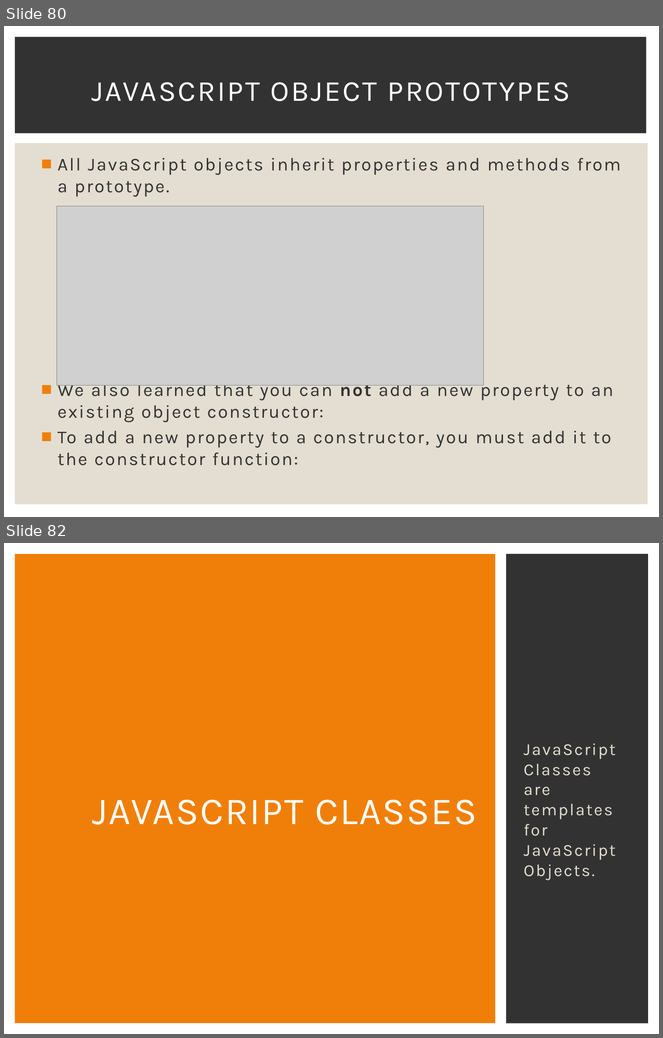
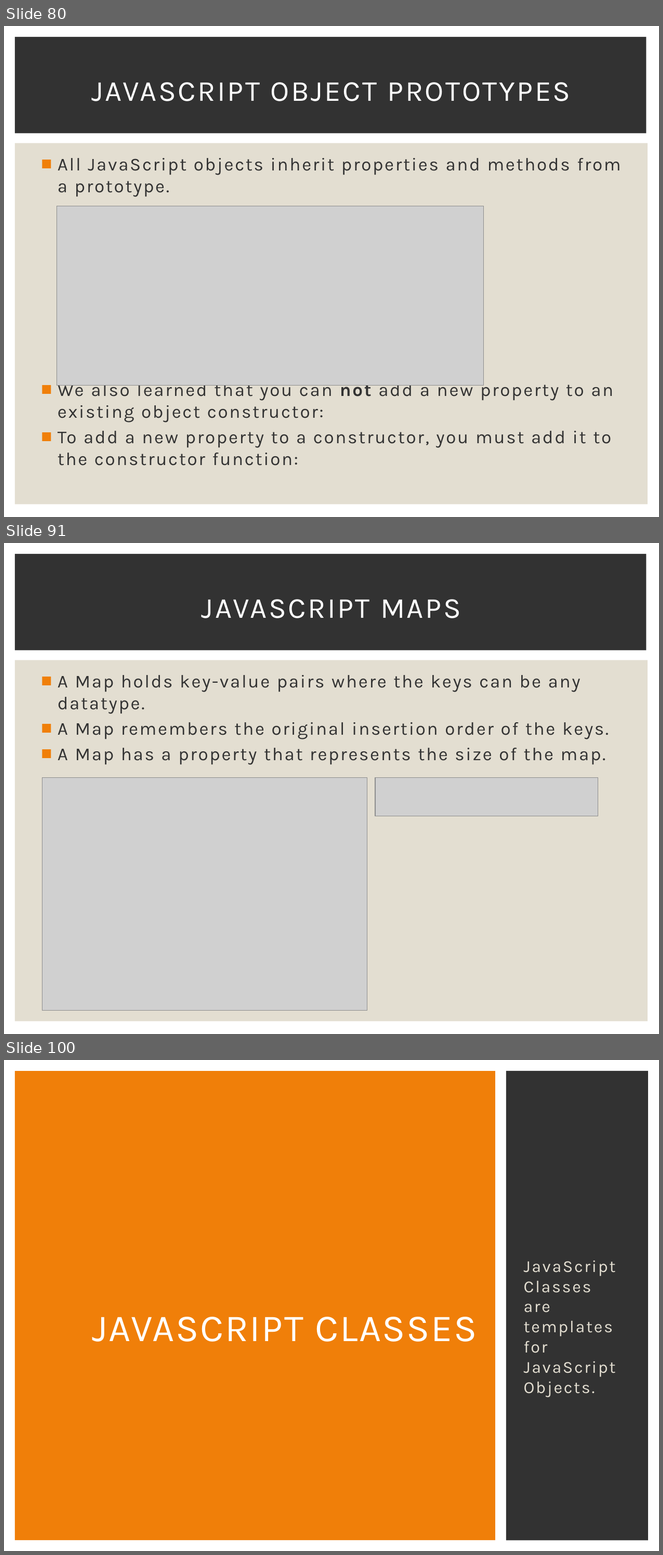
Before and after one commit to Karamihova/Fundamentals-JS, a slide deck: Programming Prep.pptx. Shown one above the other, each under a label of ours: slides 80 and 82 before the commit, slides 80, 91 and 100 after it; the slides between them are not shown. The pictures are 663x1038 and 663x1555 pixels, drawn with LibreOffice and Linux fonts; fonts in the diff are those of the drawing; grey boxes stand for pictures. Boxes give left, top, right and bottom in pixels: in the first picture for what was removed or moved away, otherwise in the second. Text is boxed around its words. In the diff, an @@ line names an element or a change of style, - is before the commit and + after.

```diff
--- a/Programming Prep.pptx
+++ b/Programming Prep.pptx
@@ slide 91 added at (4,543,659,1034), background #FFFFFF; not listed: 2 template elements that a slide beside it also shows @@
@@ title added at (202,599,461,618), 32 pt, text #FFFFFF @@
+JAVASCRIPT MAPS
@@ text added at (58,675,609,765), 20 pt, text #323232 @@
+■ A Map holds key-value pairs where the keys can be any datatype.
+■ A Map remembers the original insertion order of the keys.
+■ A Map has a property that represents the size of the map.
@@ picture added at (42,778,367,1011) @@
@@ picture added at (375,778,598,816) @@
@@ what was slide 82 is now slide 100 @@
```
Also in this commit, not shown: 1 slide changed, 21 other slides added, 3 other files.
